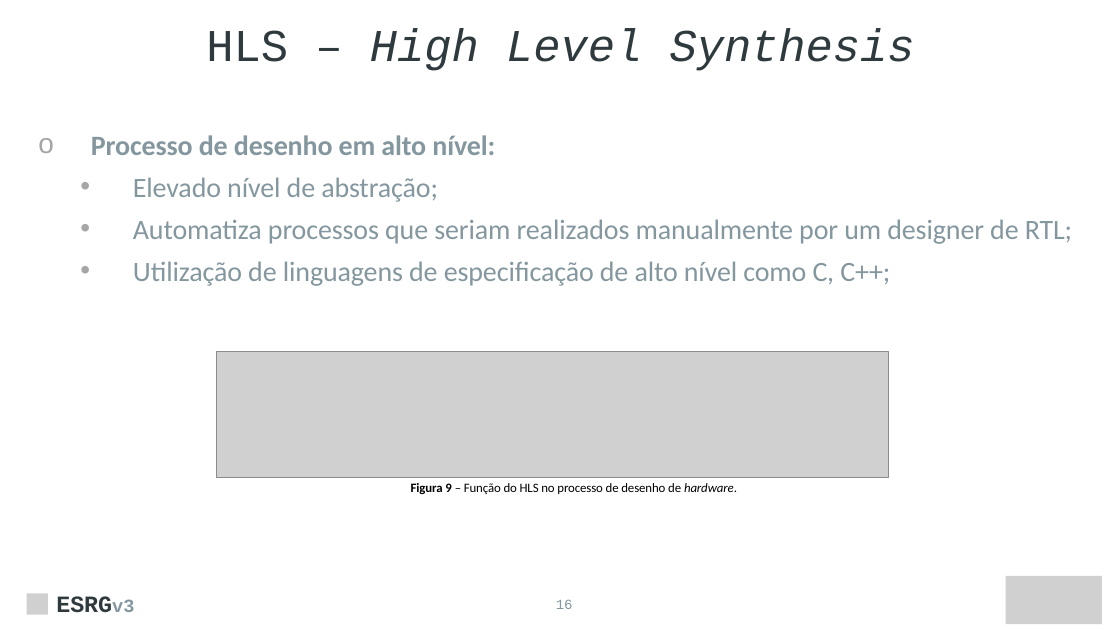
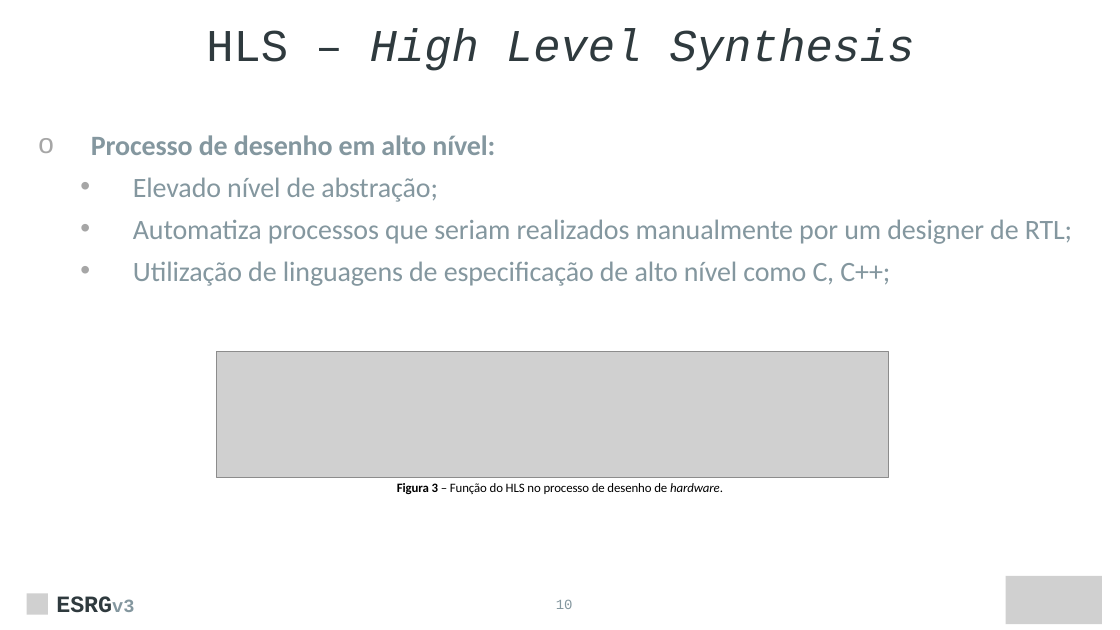
Before and after one commit to ESRGgroup9/oscilloscope_fpga, a slide deck: slide 10 of doc/presentations/first_presentation_20_4.pptx (slide 16 before the commit). Drawn at 1120x630 pixels with LibreOffice and Linux fonts; fonts in the diff are those of the drawing; grey boxes stand for pictures. Boxes give left, top, right and bottom in pixels: in the first picture for what was removed or moved away, otherwise in the second. Text is boxed around its words. In the diff, an @@ line names an element or a change of style, - is before the commit and + after.

```diff
--- a/doc/presentations/first_presentation_20_4.pptx
+++ b/doc/presentations/first_presentation_20_4.pptx
@@ text at [397, 483, 723, 494]: text changed @@
-  Figura 9 – Função do HLS no processo de desenho de hardware.
+  Figura 3 – Função do HLS no processo de desenho de hardware.
```
Also in this commit, not shown: 14 other slides changed, 1 slide added, 2 other files.
